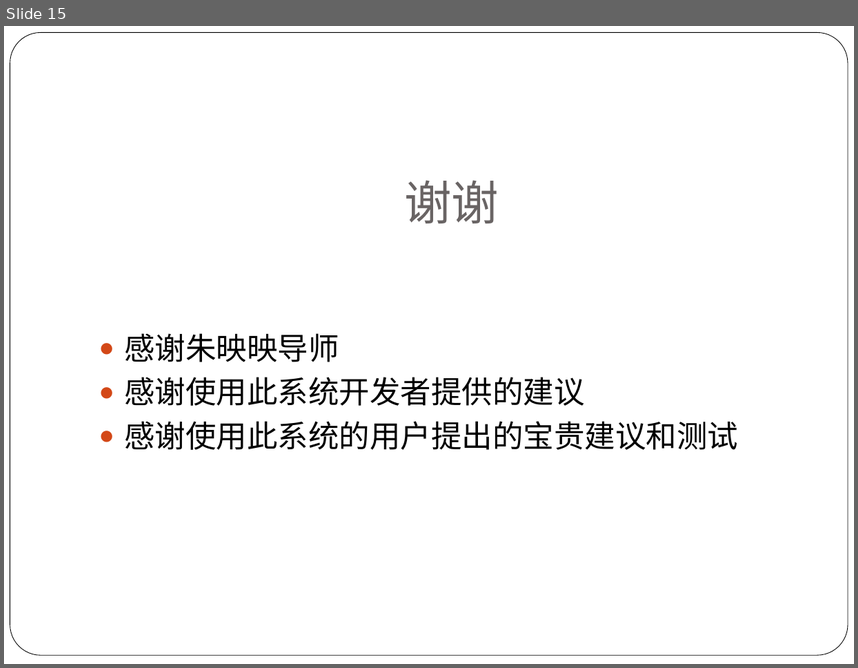
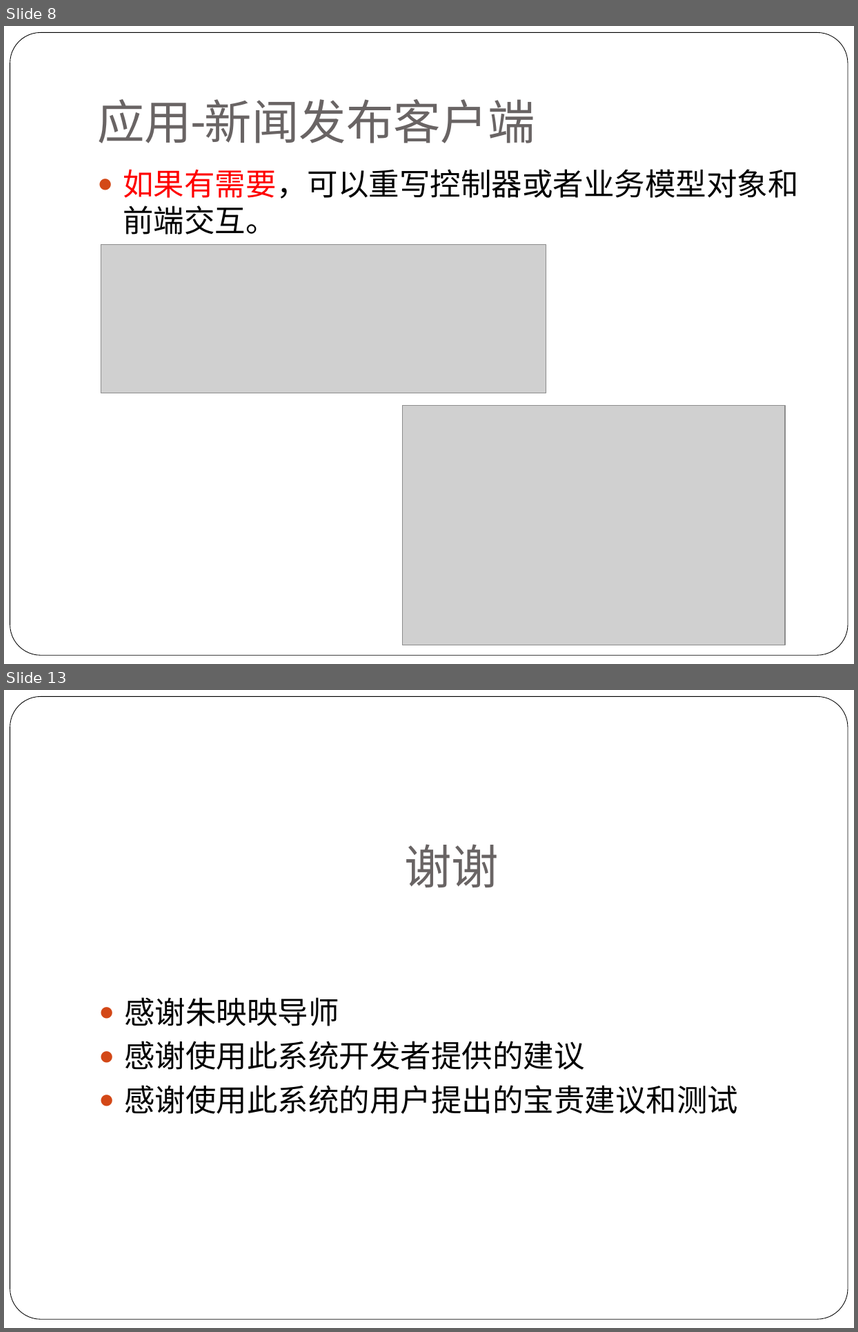
Before and after one commit to alucard263096/MyPaper, a slide deck: 论文PPT.pptx. Shown one above the other, each under a label of ours: slide 15 before the commit, slides 8 and 13 after it; the slides between them are not shown. The pictures are 858x668 and 858x1332 pixels, drawn with LibreOffice and Linux fonts; fonts in the diff are those of the drawing; grey boxes stand for pictures. Boxes give left, top, right and bottom in pixels: in the first picture for what was removed or moved away, otherwise in the second. Text is boxed around its words. In the diff, an @@ line names an element or a change of style, - is before the commit and + after.

```diff
--- a/论文PPT.pptx
+++ b/论文PPT.pptx
@@ slide 8 added at <box>4,26,854,664</box>, background #FFFFFF; not listed: 1 template element that a slide beside it also shows @@
@@ title added at <box>97,99,535,143</box>, 40 pt, text #696464 @@
+应用-新闻发布客户端
@@ text added at <box>123,169,798,234</box>, 26 pt, text #000000 @@
+● 如果有需要，可以重写控制器或者业务模型对象和前端交互。
@@ picture added at <box>101,245,546,393</box> @@
@@ picture added at <box>403,405,785,645</box> @@
@@ what was slide 15 is now slide 13 @@
```
Also in this commit, not shown: 5 slides changed, 6 other slides added, 9 slides removed.
